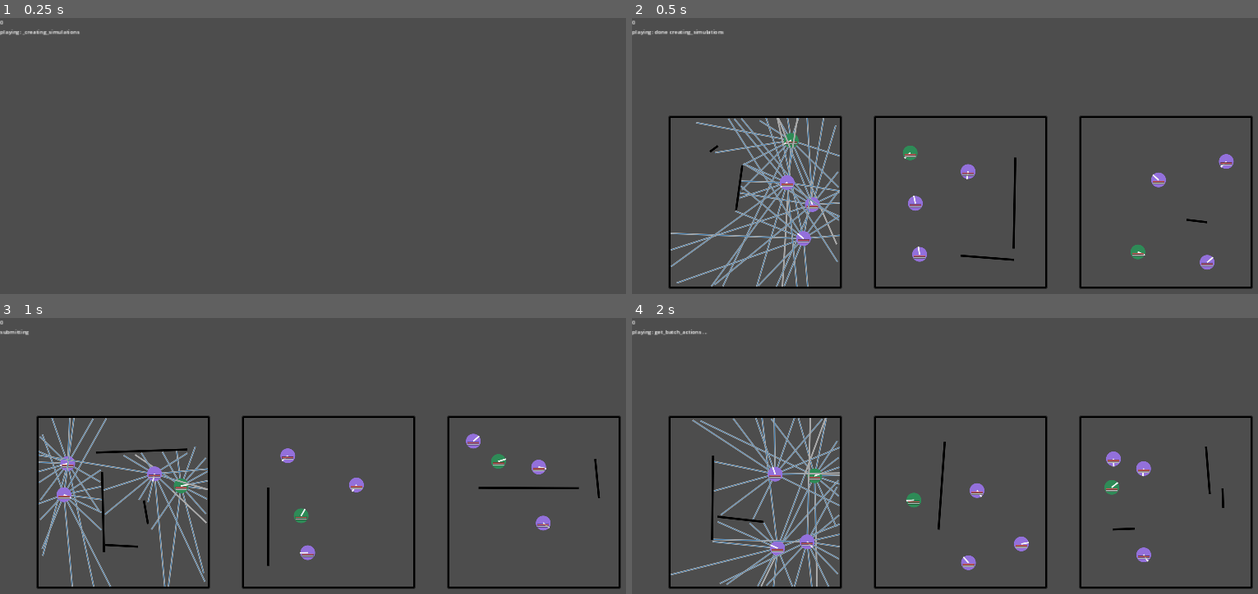
Above: before the commit, frames 1-4 (two rows, left to right).
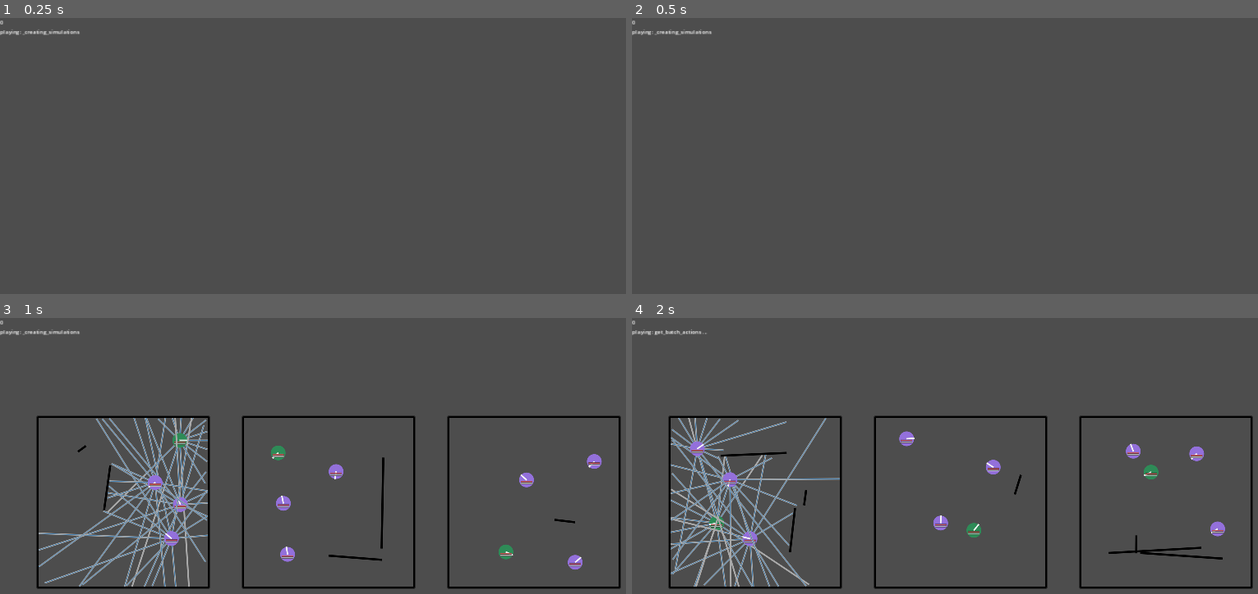
Above: after the commit, the same moments.

Repository: stokatyan/godot-ai
Game: Godot game, scene res://ZombieGame/ZEnv.tscn
Same seed, same stepped clock (60 frames per second), same inputs: the game is played once before the commit and once after it.
Inputs:
- Up to frame 1 (0.25 s): no input
- Up to frame 2 (0.5 s): no input
- Up to frame 3 (1 s): tap Enter at 0.5 s; hold D from 0.53 s (still down); tap 2 at 0.6 s; tap Space at 0.77 s
- Up to frame 4 (2 s): release D at 1.28 s; hold S from 1.28 s (still down); tap 3 at 1.35 s; tap Space at 1.52 s

Frame 1 is identical in both runs. In frame 2, 7.9% of the frame differs, in the area x 3-100%, y 4-99%; in frame 3, 8.1%; in frame 4, 8.5%, in the area x 6-95%, y 36-98%.
Error in both runs: Cannot call method 'poll' on a null value. (res://AI/AIServerTCP.gd:40)

Commit message:
Ready for new training cycle

Diff:
--- a/godot-ai-client/ZombieGame/ZEnv.gd
+++ b/godot-ai-client/ZombieGame/ZEnv.gd
@@ -81,7 +81,7 @@
 	return ZSimulation.new() as ZSimulation
 
 func get_simulation_count() -> int:
-	return 20
+	return 30
 
 func get_steps_in_round() -> int:
 	return 105
--- a/godot-ai-client/ZombieGame/ZSoldier.gd
+++ b/godot-ai-client/ZombieGame/ZSoldier.gd
@@ -23,7 +23,7 @@
 var last_shot_line: Vector4
 
 func _init():
-	_attack_damage = 0.5
+	_attack_damage = 0.2
 	_radius = 20
 	_physics_body = PhysicsServer2D.body_create()
 	_physics_shape = PhysicsServer2D.circle_shape_create()
Not shown, changed: godot-ai-client/checkpoints/Soldier.pt
Not shown, changed: godot-ai-client/checkpoints/Zombie.pt
